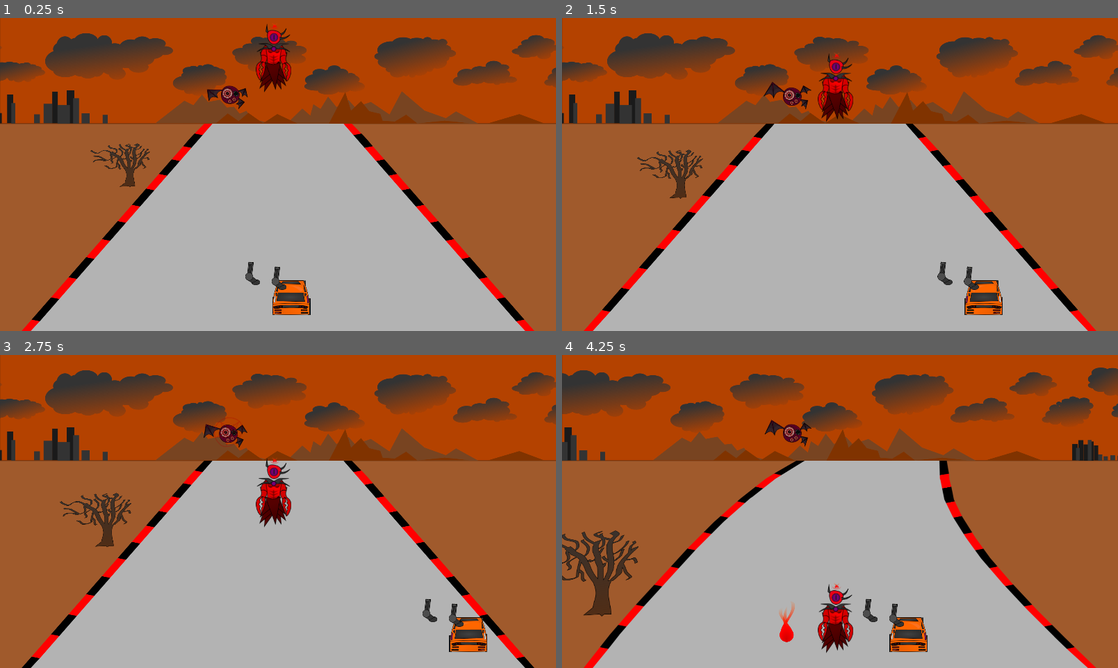
Above: before the commit, frames 1-4 (two rows, left to right).
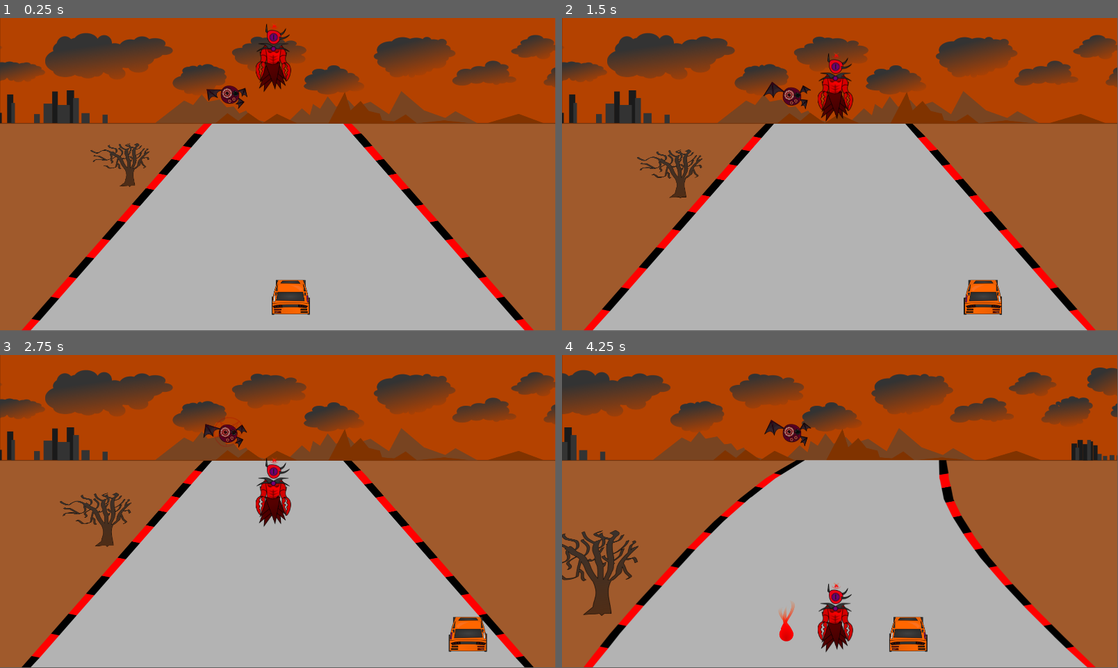
Above: after the commit, the same moments.

Repository: adambraude/LD47
Game: Godot game, scene res://Game.tscn
Same seed, same stepped clock (60 frames per second), same inputs: the game is played once before the commit and once after it. This scene is started directly instead of the project's main scene.
Inputs:
- Up to frame 1 (0.25 s): no input
- Up to frame 2 (1.5 s): hold Right (ui_right) 0.53-1.28 s; hold Down (ui_down) from 1.28 s (still down)
- Up to frame 3 (2.75 s): release Down (ui_down) at 2.03 s; hold Right (ui_right) from 2.03 s (still down)
- Up to frame 4 (4.25 s): release Right (ui_right) at 2.78 s; hold Up (ui_up) 2.78-3.53 s; hold Left (ui_left) from 3.53 s (still down)
In our replay, the window is 800x450 before the commit and 799x449 after it. These sizes can differ from the game's own. Grey fills any space a smaller window leaves; there, only what the larger window draws over its background counts as a difference.

The runs differ from the first frame. In frame 1, 1.8% of the frame differs, in the area x 0-100%, y 0-100%; in frame 2, 1.9%; in frame 3, 2.0%; in frame 4, 2.4%.
Error before the commit: Invalid call. Nonexistent function 'initialize' in base 'Node2D (Gun.gd)'. (res://Game.gd:10)

Commit message:
hit detection

Diff:
--- a/Fireball.tscn
+++ b/Fireball.tscn
@@ -1,19 +1,17 @@
-[gd_scene load_steps=7 format=2]
+[gd_scene load_steps=5 format=2]
 
-[ext_resource path="res://assets/bloodball-0_0.png" type="Texture" id=1]
+[ext_resource path="res://assets/fireball.png" type="Texture" id=1]
 [ext_resource path="res://Fireball.gd" type="Script" id=2]
-[ext_resource path="res://assets/bloodball-0_1.png" type="Texture" id=3]
-[ext_resource path="res://assets/bloodball-0_2.png" type="Texture" id=4]
 
 [sub_resource type="RectangleShape2D" id=1]
 extents = Vector2( 25, 61.6366 )
 
 [sub_resource type="SpriteFrames" id=2]
 animations = [ {
-"frames": [ ExtResource( 1 ), ExtResource( 3 ), ExtResource( 4 ) ],
+"frames": [ ExtResource( 1 ) ],
 "loop": true,
-"name": "fire",
-"speed": 24.0
+"name": "default",
+"speed": 5.0
 } ]
 
 [node name="Fireball" type="RigidBody2D"]
@@ -29,6 +27,5 @@
 position = Vector2( -0.370605, 0.296722 )
 scale = Vector2( 0.75, 0.75 )
 frames = SubResource( 2 )
-animation = "fire"
 offset = Vector2( 1.78482, -14.4389 )
 [connection signal="body_entered" from="." to="." method="_on_Fireball_body_entered"]
--- a/Health.gd
+++ b/Health.gd
@@ -18,7 +18,9 @@
 	max_amount = max(1, new_max) #prevents negative hp
 	emit_signal("max_changed", max_amount)
 
-
+func take_damage(damage):
+	var new_health = (current_health - damage)
+	set_current(new_health)
 
 func set_current(new_value):
 	current_health = new_value
--- a/HunterTestZone.tscn
+++ b/HunterTestZone.tscn
@@ -13,11 +13,14 @@
 [node name="Background" parent="." instance=ExtResource( 3 )]
 
 [node name="Road" parent="Background" index="2"]
-frame = 1
+frame = 3
 
 [node name="Player" parent="." instance=ExtResource( 1 )]
 position = Vector2( 866.523, 839.91 )
 collision_layer = 2147483649
+
+[node name="RigidBody2D" parent="Player" index="0"]
+position = Vector2( 3.77539, 3.77551 )
 
 [node name="AnimatedSprite" parent="Player" index="2"]
 position = Vector2( 137.193, 128.906 )
@@ -36,6 +39,9 @@
 margin_top = 70.1907
 margin_right = 408.504
 margin_bottom = 111.191
+[connection signal="hit" from="Player" to="Player" method="take_damage"]
+[connection signal="changed" from="Player/Health" to="HealthBar" method="set_value"]
+[connection signal="max_changed" from="Player/Health" to="HealthBar" method="set_max"]
 
 [editable path="Background"]
 
--- a/Player.gd
+++ b/Player.gd
@@ -50,8 +50,8 @@
 
 func _on_Player_body_entered(_body):
 	print("Player was hit")
-	hide()
 	emit_signal("hit")
+	$Health.take_damage(2)
 	$CollisionShape2D.set_deferred("disabled", true)
 
 func start(pos):
--- a/PlayerDone.tscn
+++ b/PlayerDone.tscn
@@ -2,10 +2,7 @@
 
 [ext_resource path="res://Player.gd" type="Script" id=1]
 [ext_resource path="res://assets/car0_base.png" type="Texture" id=2]
-
 [ext_resource path="res://Health.tscn" type="PackedScene" id=3]
-[ext_resource path="res://Gun.tscn" type="PackedScene" id=3]
-
 
 [sub_resource type="RectangleShape2D" id=1]
 extents = Vector2( 63.3024, 64.1042 )
@@ -46,10 +43,5 @@
 animation = "Moving"
 offset = Vector2( -1.39581, -3.86515 )
 
-
 [node name="Health" parent="." instance=ExtResource( 3 )]
-
-[node name="Gun" parent="." instance=ExtResource( 3 )]
-position = Vector2( 91.1275, 16.5302 )
-
 [connection signal="body_entered" from="." to="." method="_on_Player_body_entered"]
--- a/project.godot
+++ b/project.godot
@@ -16,9 +16,7 @@
 [application]
 
 config/name="LD47"
-
-run/main_scene="res://Main.tscn"
-
+run/main_scene="res://test scene.tscn"
 config/icon="res://icon.png"
 
 [display]
@@ -26,11 +24,6 @@
 window/size/width=1920
 window/size/height=1080
 
-window/size/borderless=true
-window/stretch/mode="2d"
-window/stretch/aspect="keep"
-
-
 [rendering]
 
 quality/driver/driver_name="GLES2"
